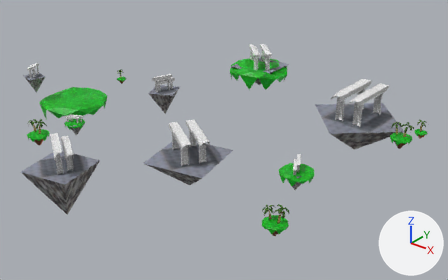
An edit to the glTF model models/islands.gltf, drawn before and after from the same camera.
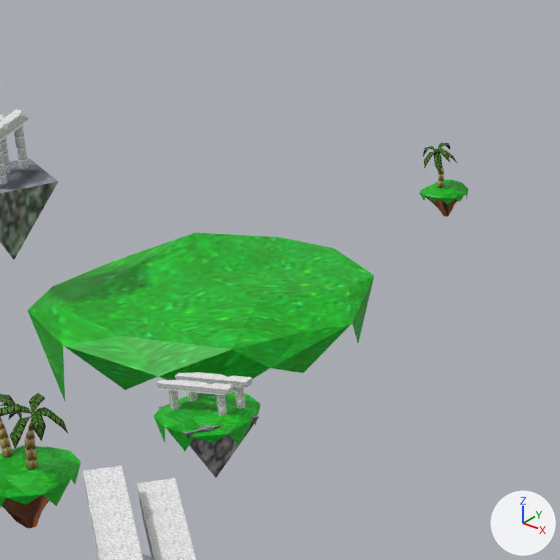
The first picture shows the older version from a 50 mm lens placed at (607.0, -695.0, 443.0), pointed at (42.0, 11.0, 6.0). The close-ups show both versions on the part from 8% to 32% of the width and 15% to 54% of the height of that picture; other places that the commit changed are outside them. The lights are fixed; the arrows at lower right show +X, +Y and +Z. Where no turn or scale is listed for an object, it has been applied to the vertices.

Script lines for the objects in view, before the commit:
```python
me_icosphere_016 = bpy.data.meshes.new('Icosphere.016')
me_icosphere_016.from_pydata(...)  # 36 vertices, 50 faces; spans x -16.0..16.0, y -16.8..16.8, z -7.7..3.9
me_icosphere_016.materials.append(mat_grass)  # picture img_grass
me_lll_001 = bpy.data.meshes.new('LLL.001')
me_lll_001.from_pydata(...)  # 5 vertices, 6 faces; spans x -15.6..15.6, y -15.6..15.6, z -20.6..2.9
# faces by material slot: [4, 2]
me_lll_001.materials.append(mat_1_vmtl010)  # picture img_621a6a0a_c
me_lll_001.materials.append(mat_2_vmtl035)  # picture img_287771fa_c
me_trep_007 = bpy.data.meshes.new('TREP.007')
me_trep_007.from_pydata(...)  # 69 vertices, 102 faces; spans x -7.2..12.0, y -9.9..9.9, z -0.3..24.2
me_trep_007.materials.append(mat_mt_tree_palm)  # picture img_mt_tree_palm_mt_tree_palm_png
ob_icosphere_016 = bpy.data.objects.new('Icosphere.016', me_icosphere_016)
ob_icosphere_016.location = (-144.3, -205.6, 41.0)
ob_lll_001 = bpy.data.objects.new('LLL.001', me_lll_001)
ob_lll_001.location = (-156.7, -127.3, 26.3)
ob_trep_007 = bpy.data.objects.new('TREP.007', me_trep_007)
ob_trep_007.location = (-139.5, -205.6, 42.3)
# also in view: 'Icosphere.010' at (-270.0, -39.0, 4.0); 'Icosphere.014' at (-241.0, 53.0, 32.0); 'LLL.003' at (-312.0, -88.0, 47.0); 'Room_1.043' at (-30.0, -256.0, 48.0); 'Room_1.135' at (-157.0, -124.0, 34.0)
```
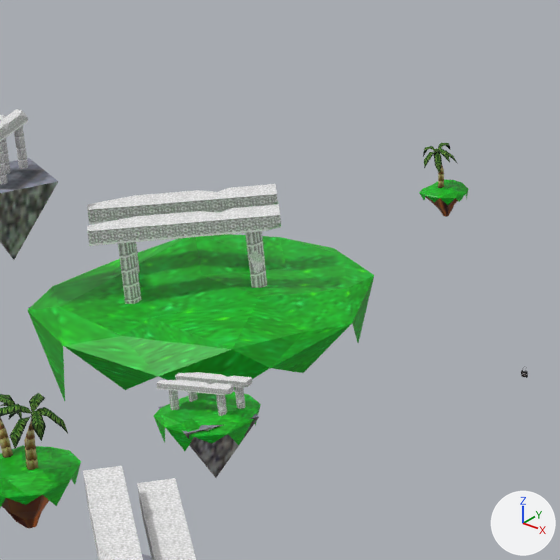
Boxes (x1, y1, x2, y2) around the edits, measured in the close-ups (560 x 560 px):
'LLL.002', added
    after: (28, 184, 281, 308)
    faces in mat_nemumat273_002 (picture img_27a7be51_c): (87, 194, 281, 246)
    faces in mat_nemumat113_002 (picture img_3bf84032_c): (87, 184, 280, 274)
    faces in mat_nemumat16_002 (picture img_3b51f19d_c): (118, 231, 267, 300)
'NurbsPath.007', added
    after: (521, 366, 528, 378)

What the commit changed:
Picture 'wev_tote' (img_wev_tote) is new.
Picture 't0030_0' (img_t0030_0) is new.
Material 'tote.002' (mat_tote_002) is new.
Its texture is img_wev_tote.
Material 'black t.002' (mat_black_t_002) is new.
Its texture is img_t0030_0.
Its roughness is 1.0.
Mesh me_nurbspath_010 is new.
It has 2450 vertices, 4780 faces and spans x -74.41..-71.52, y -1.56..-0.38, z 0.38..4.31.
Faces by material slot: [4740, 40].
It uses material mat_black_t_002 (picture img_t0030_0).
It uses material mat_tote_002 (picture img_wev_tote).
Mesh me_lll_002 is new.
It has 151 vertices, 174 faces and spans x -45.6..45.6, y -45.6..45.6, z -32.7..41.1.
Faces by material slot: [4, 2, 54, 36, 28, 50].
It uses material mat_1_vmtl010 (picture img_621a6a0a_c).
It uses material mat_2_vmtl035 (picture img_287771fa_c).
It uses material mat_nemumat16_002 (picture img_3b51f19d_c).
It uses material mat_nemumat113_002 (picture img_3bf84032_c).
It uses material mat_nemumat273_002 (picture img_27a7be51_c).
It uses material mat_nemumat253_002 (picture img_c04ae7e_c).
Object 'NurbsPath.007' (ob_nurbspath_007) is new; it shows me_nurbspath_010.
Its location is (-70.7, -1.1, 1.7).
Object 'LLL.002' (ob_lll_002) is new; it shows me_lll_002.
Its location is (-273.4, -42.1, 5.6).
